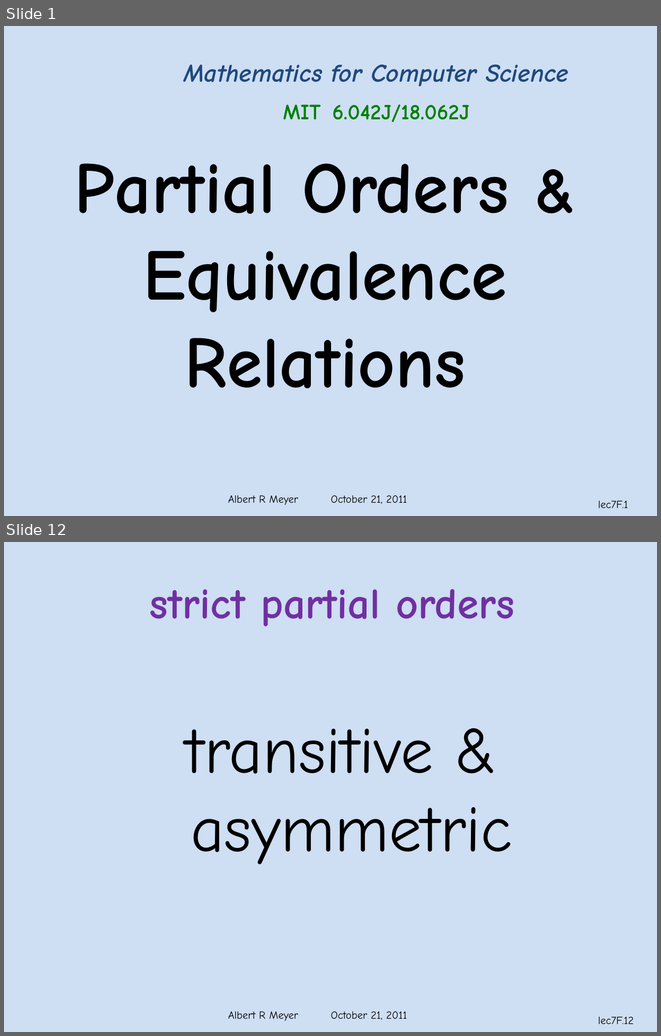
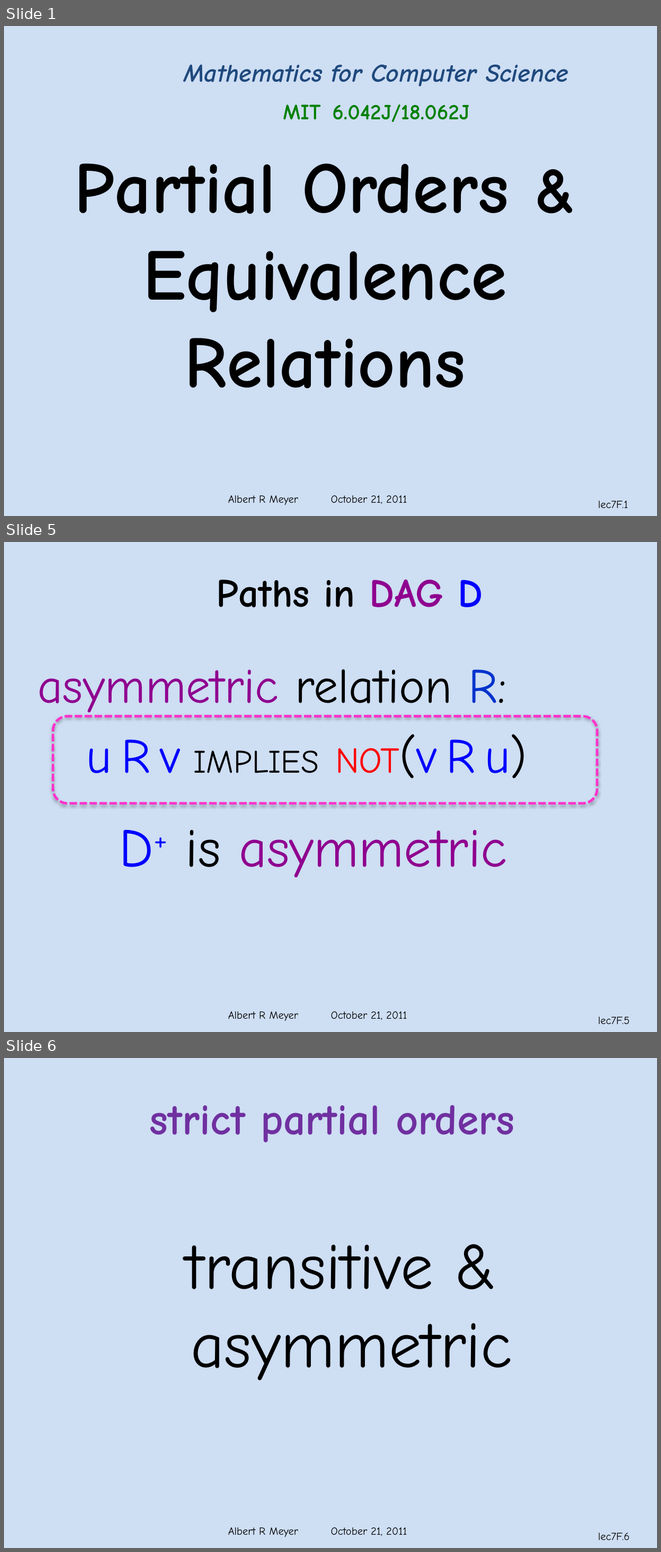
Before and after one commit to armeyer/mcs_web, a slide deck: fall11/slidesF11/slides7f.pptx. Shown one above the other, each under a label of ours: slides 1 and 12 before the commit, slides 1, 5 and 6 after it; the slides between them are not shown. The pictures are 661x1036 and 661x1552 pixels, drawn with LibreOffice and Linux fonts; fonts in the diff are those of the drawing; background and template pictures are left out. Boxes give left, top, right and bottom in pixels: in the first picture for what was removed or moved away, otherwise in the second. Text is boxed around its words. In the diff, an @@ line names an element or a change of style, - is before the commit and + after.

```diff
--- a/fall11/slidesF11/slides7f.pptx
+++ b/fall11/slidesF11/slides7f.pptx
@@ slide 5 added at box(4, 542, 657, 1032), background #C6D9F1 at 85% opacity; not listed: 2 template elements that a slide beside it also shows @@
@@ text added at box(217, 579, 483, 607), 44 pt, text #000000, bold @@
+Paths in DAG D
@@ text added at box(37, 669, 527, 877), 54 pt, text #8F008F @@
+asymmetric relation R:
+u R v IMPLIES NOT(v R u)
+D+ is asymmetric
@@ rounded rectangle added at box(53, 716, 597, 803), outline #FF33CC 2.75 pt dashed @@
@@ what was slide 12 is now slide 6 @@
@@ page number at box(598, 1532, 630, 1540): text changed @@
-lec7F.12
+lec7F.6
```
Also in this commit, not shown: 4 slides changed, 2 other slides added, 4 slides removed, 1 other file.
